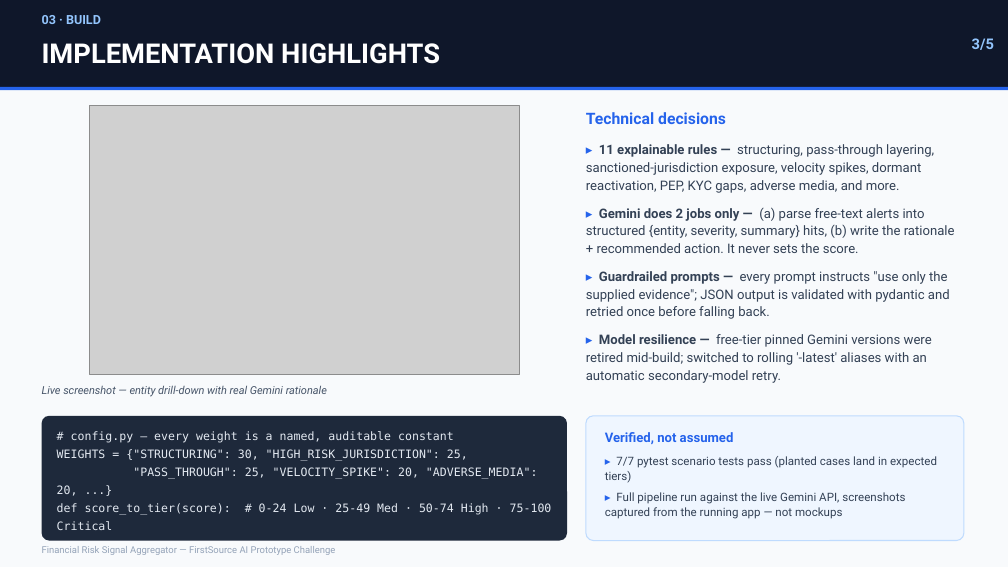
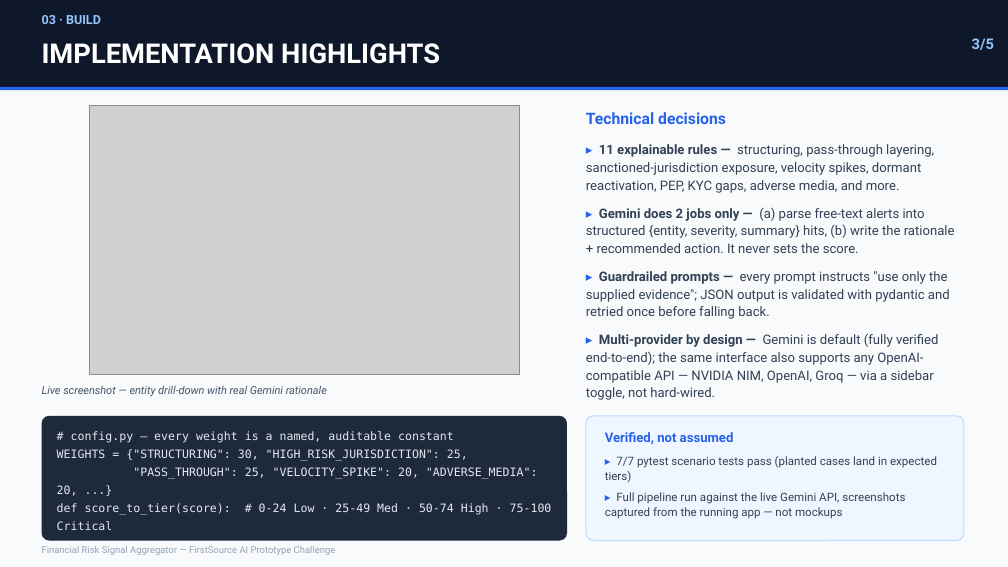
Before and after one commit to ramkumar03ace/Financial-Risk-Signal-Aggregator, a slide deck: slide 3 of docs/Financial_Risk_Signal_Aggregator_Deck.pptx. Drawn at 1008x567 pixels with LibreOffice and Linux fonts; fonts in the diff are those of the drawing; grey boxes stand for pictures. Boxes give left, top, right and bottom in pixels: in the first picture for what was removed or moved away, otherwise in the second. Text is boxed around its words. In the diff, an @@ line names an element or a change of style, - is before the commit and + after.

Commit message:
Add multi-LLM provider support, floating chat, and score waterfall chart
Three additions in response to feedback that the app felt too basic:

1. Multi-provider LLM (src/llm.py): Gemini stays the default and the only
   fully verified path; added a second OpenAI-compatible path (NVIDIA NIM,
   OpenAI, Groq, etc.) selectable via a sidebar dropdown. The refactor only
   touches get_provider()/_generate() — the four LLM-consuming functions
   are unchanged and provider-agnostic. Second provider is architecturally
   complete but not live-tested (no key available at build time).

2. Floating chat bubble (replaces the old "Ask" tab): a real multi-turn
   chat (st.chat_message/st.chat_input) inside a st.popover, pinned to the
   bottom-right corner via a keyed container + CSS. Hit and fixed a
   Streamlit CSS gotcha: .stVerticalBlock defaults to width:100%, which
   combined with position:fixed + right:24px (no left) computed the box at
   full viewport width with left:-24px. Fixed with width:fit-content.

3. Score breakdown waterfall chart (drill-down tab): shows each fired
   signal's point contribution building up to the final score, visually
   reinforcing the auditable-score design principle.

All 7 pytest tests still pass (default provider path unchanged).

```diff
--- a/docs/Financial_Risk_Signal_Aggregator_Deck.pptx
+++ b/docs/Financial_Risk_Signal_Aggregator_Deck.pptx
@@ text at [586, 333, 938, 400]: text changed @@
-▸ Model resilience — free-tier pinned Gemini versions were retired mid-build; switched to rolling '-latest' aliases with an automatic secondary-model retry.
+▸ Multi-provider by design — Gemini is default (fully verified end-to-end); the same interface also supports any OpenAI-compatible API — NVIDIA NIM, OpenAI, Groq — via a sidebar toggle, not hard-wired.
```
Also in this commit, not shown: 1 other slide changed, 10 other files.
